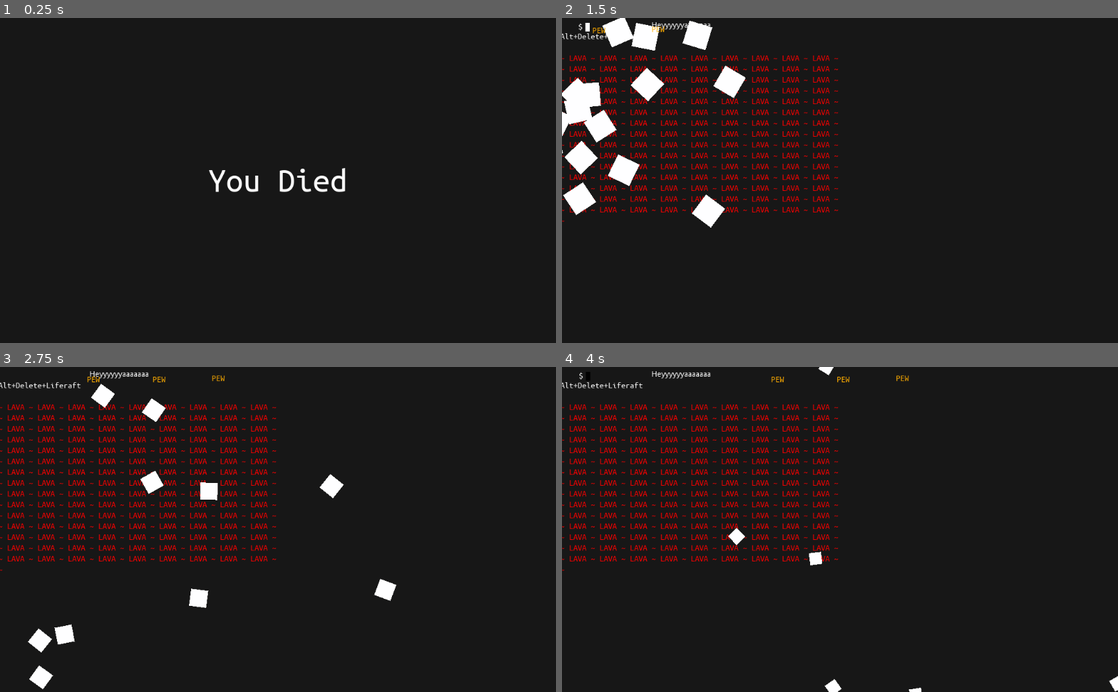
Above: before the commit, frames 1-4 (two rows, left to right).
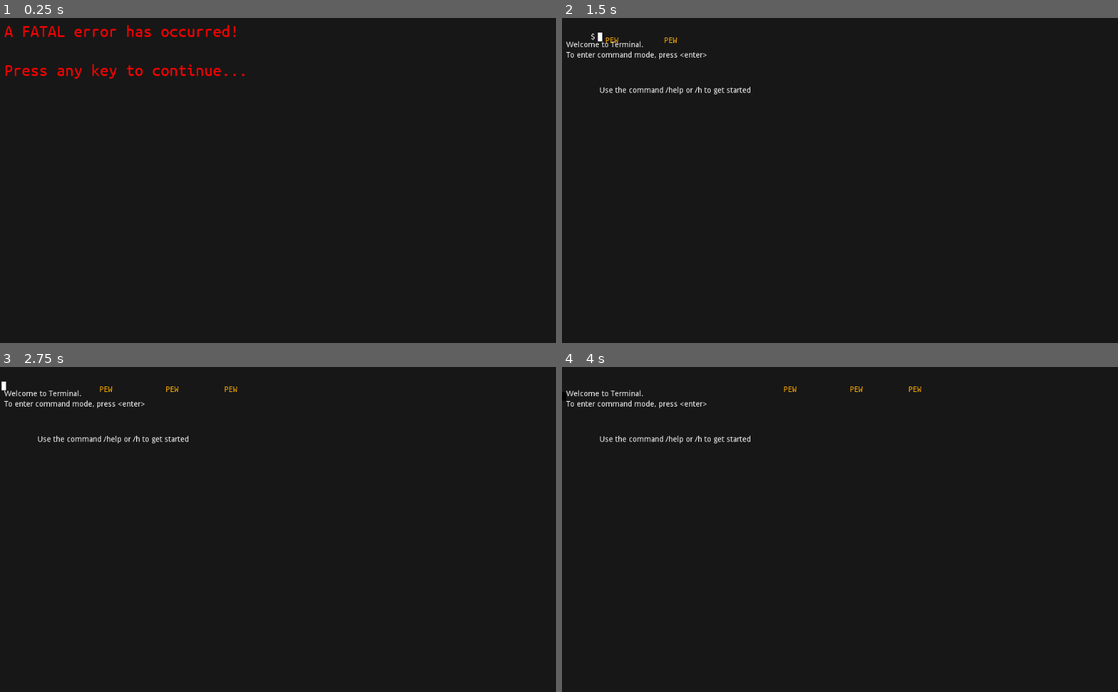
Above: after the commit, the same moments.

Repository: jaydubbyasee/ld45terminal
Game: Godot game, scene res://scenes/levels/GameOver.tscn
The game is run twice, just before and just after one commit, with the same random seed, the same clock (stepped at 60 frames per second) and the same inputs. This scene is started directly instead of the project's main scene.
Inputs:
- Up to frame 1 (0.25 s): no input
- Up to frame 2 (1.5 s): tap Enter (ui_accept) at 0.5, 0.77, 1.25 s; hold Right (ui_right) from 0.53 s (still down); tap D (shoot) at 0.6, 1.35 s
- Up to frame 3 (2.75 s): tap Enter (ui_accept) at 1.52, 2 s; release Right (ui_right) at 2.03 s; hold Left (ui_left) from 2.03 s (still down); tap D (shoot) at 2.1 s
- Up to frame 4 (4 s): tap Enter (ui_accept) at 2.75, 3.02, 3.5, 3.77 s; release Left (ui_left) at 2.78 s; hold Right (ui_right) from 2.78 s (still down); tap D (shoot) at 2.85, 3.6 s

The runs differ from the first frame. In frame 1, 1.5% of the frame differs, in the area x 0-63%, y 2-54%; in frame 2, 8.7%, in the area x 0-50%, y 0-65%; in frame 3, 7.1%; in frame 4, 5.9%.

Commit message:
Add singleton to track level state

Diff:
--- a/CursorBoy.gd
+++ b/CursorBoy.gd
@@ -88,3 +88,4 @@
 	particle_system.global_position = global_position
 	particle_system.emitting = true
 	$DeathSfxPlayer.play()
+	$DeathTimer.start()
--- a/CursorBoy.tscn
+++ b/CursorBoy.tscn
@@ -85,3 +85,7 @@
 
 [node name="DeathSfxPlayer" type="AudioStreamPlayer" parent="."]
 stream = ExtResource( 5 )
+
+[node name="DeathTimer" type="Timer" parent="."]
+wait_time = 5.0
+one_shot = true
--- a/project.godot
+++ b/project.godot
@@ -23,6 +23,10 @@
 config/name="Terminal"
 run/main_scene="res://scenes/levels/level01/Level_01_Tutorial.tscn"
 config/icon="res://icon.png"
+
+[autoload]
+
+state_manager="*res://scripts/state_manager.gd"
 
 [input]
 
--- a/scenes/levels/GameOver.gd
+++ b/scenes/levels/GameOver.gd
@@ -1,15 +1,7 @@
 extends Node2D
-
-# Declare member variables here. Examples:
-# var a = 2
-# var b = "text"
-
-# Called when the node enters the scene tree for the first time.
-func _ready():
-	pass # Replace with function body.
 
 # Called every frame. 'delta' is the elapsed time since the previous frame.
 func _unhandled_key_input(event):
 	if event is InputEventKey:
 		if event.pressed:
-			get_tree().change_scene("res://scenes/levels/TestLevel.tscn")
+			get_tree().change_scene($"/root/state_manager".current_level)
--- a/scenes/levels/GameOver.tscn
+++ b/scenes/levels/GameOver.tscn
@@ -3,9 +3,8 @@
 [ext_resource path="res://scenes/levels/GameOver.gd" type="Script" id=1]
 [ext_resource path="res://fonts/ubuntu-font-family-0.83/UbuntuMono-R.ttf" type="DynamicFontData" id=2]
 
-
 [sub_resource type="DynamicFont" id=1]
-size = 64
+size = 32
 font_data = ExtResource( 2 )
 
 [node name="Node2D" type="Node2D"]
@@ -19,12 +18,15 @@
 anchor_top = 0.5
 anchor_right = 0.5
 anchor_bottom = 0.5
-margin_left = -128.0
-margin_top = -32.5
-margin_right = 128.0
-margin_bottom = 32.5
+margin_left = -503.689
+margin_top = -291.554
+margin_right = 392.311
+margin_bottom = -158.554
 custom_fonts/font = SubResource( 1 )
-text = "You Died"
+custom_colors/font_color = Color( 1, 0, 0, 1 )
+text = "A FATAL error has occurred!
+
+Press any key to continue..."
 
 [node name="ColorRect" type="ColorRect" parent="."]
 anchor_left = 0.5
--- a/scenes/levels/level01/Level_01_Tutorial.gd
+++ b/scenes/levels/level01/Level_01_Tutorial.gd
@@ -1,4 +1,7 @@
 extends Node2D
+
+func _ready():
+	$"/root/state_manager".current_level = "res://scenes/levels/level01/Level_01_Tutorial.tscn"
 
 var help_entered = false
 func _on_player_enters_help_trigger(body_id, body, body_shape, area_shape):
@@ -36,8 +39,7 @@
 	if level_trigger_entered:
 		match text:
 			"open":
-				get_tree().change_scene("res://scenes/levels/GameOver.tscn")
-				# get_tree().change_scene("res://scenes/levels/level02/Level_02.tscn")
+				get_tree().change_scene("res://scenes/levels/level02/Level_02.tscn")
 
 var level_trigger_entered = false
 func _on_Level2Trigger_body_shape_entered(body_id, body, body_shape, area_shape):
@@ -54,9 +56,8 @@
 
 func _on_WorldBounds_body_exited(body):
 	if body == $CursorBoy:
-		print("ded")
 		$CursorBoy.die()
-	pass # Replace with function body.
+	pass
 
 
 func _on_CameraTransitionTrigger01_body_entered(body):
@@ -66,4 +67,9 @@
 		var camera_hint = $Cameras/CameraHint01
 		$Tween.interpolate_property(camera, "position", camera.position, camera_hint.position, 0.5, Tween.TRANS_CUBIC, Tween.EASE_IN_OUT)
 		$Tween.start()
-	pass # Replace with function body.
+	pass
+
+
+func _on_DeathTimer_timeout():
+	get_tree().change_scene("res://scenes/levels/GameOver.tscn")
+	pass
--- a/scenes/levels/level01/Level_01_Tutorial.tscn
+++ b/scenes/levels/level01/Level_01_Tutorial.tscn
@@ -39,11 +39,13 @@
 shape = SubResource( 1 )
 
 [node name="CursorBoy" parent="." instance=ExtResource( 2 )]
-editor/display_folded = true
 position = Vector2( 21.7078, 29.8747 )
 
 [node name="CollisionBox" parent="CursorBoy" index="1"]
 shape = SubResource( 2 )
+
+[node name="DeathTimer" parent="CursorBoy" index="7"]
+wait_time = 2.5
 
 [node name="Platform1" type="Label" parent="."]
 margin_left = 6.0
@@ -157,7 +159,6 @@
 script = ExtResource( 3 )
 
 [node name="Triggers" type="Node" parent="."]
-editor/display_folded = true
 
 [node name="HelpTrigger" type="Area2D" parent="Triggers"]
 editor/display_folded = true
@@ -190,6 +191,7 @@
 editor/display_folded = true
 
 [node name="CameraTransitionTrigger01" type="Area2D" parent="Cameras"]
+editor/display_folded = true
 
 [node name="CollisionShape2D" type="CollisionShape2D" parent="Cameras/CameraTransitionTrigger01"]
 position = Vector2( 458.996, 251.439 )
@@ -203,6 +205,7 @@
 current = true
 [connection signal="body_exited" from="WorldBounds" to="." method="_on_WorldBounds_body_exited"]
 [connection signal="player_submitted_text" from="CursorBoy" to="." method="_on_CursorBoy_player_submitted_text"]
+[connection signal="timeout" from="CursorBoy/DeathTimer" to="." method="_on_DeathTimer_timeout"]
 [connection signal="body_shape_entered" from="Triggers/HelpTrigger" to="." method="_on_player_enters_help_trigger"]
 [connection signal="body_shape_exited" from="Triggers/HelpTrigger" to="." method="_on_help_trigger_exited"]
 [connection signal="body_shape_entered" from="Triggers/Level2Trigger" to="." method="_on_Level2Trigger_body_shape_entered"]
--- /dev/null
+++ b/scripts/state_manager.gd
@@ -0,0 +1,3 @@
+extends Node
+
+var current_level = "res://scenes/levels/level01/Level_01_Tutorial.tscn"
